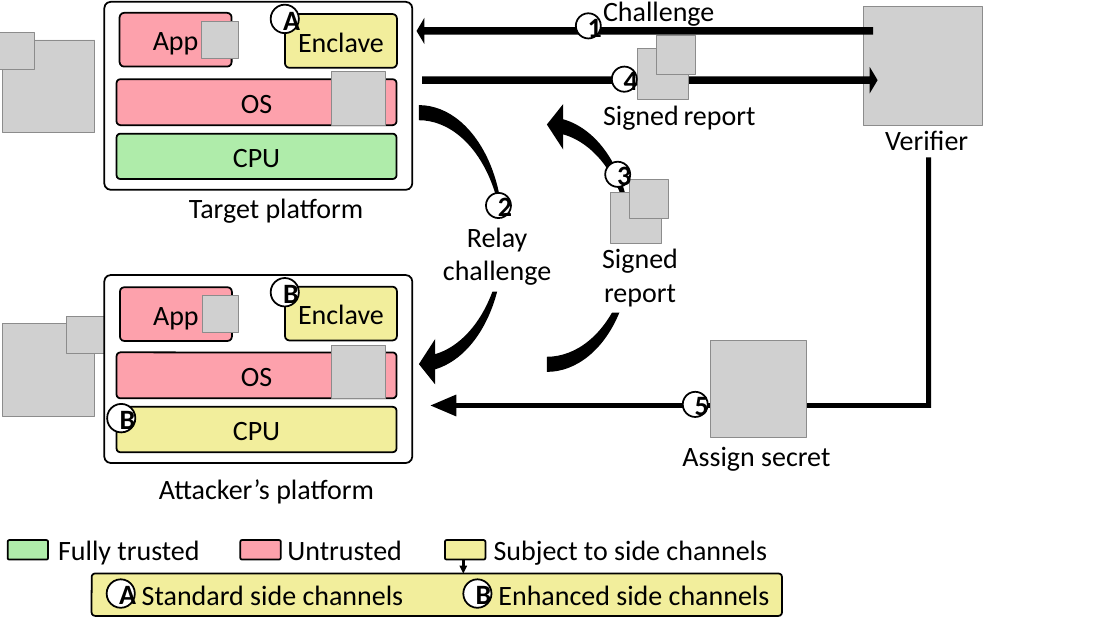
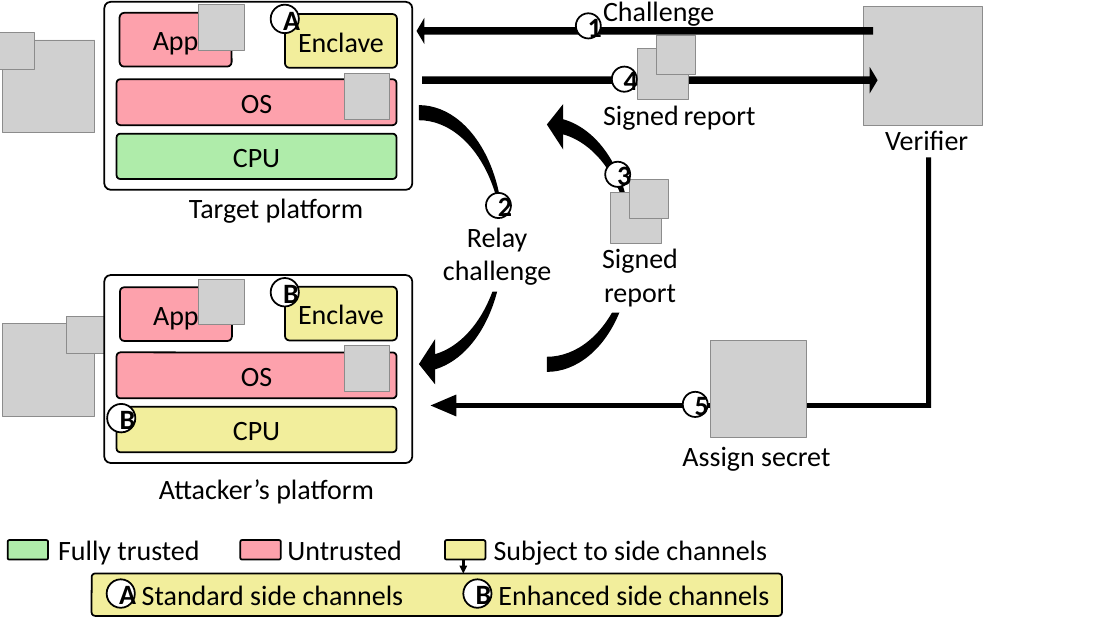
Before and after one commit to aritradhar/PhD-Thesis, a slide deck: slide 1 of chapters/ProximiTEE/images_new/figs.pptx. Drawn at 1120x630 pixels with LibreOffice and Linux fonts; fonts in the diff are those of the drawing; grey boxes stand for pictures. Boxes give left, top, right and bottom in pixels: in the first picture for what was removed or moved away, otherwise in the second. Text is boxed around its words. In the diff, an @@ line names an element or a change of style, - is before the commit and + after.

```diff
--- a/chapters/ProximiTEE/images_new/figs.pptx
+++ b/chapters/ProximiTEE/images_new/figs.pptx
@@ picture added at [198,4,244,50] @@
@@ picture removed at [202,21,239,58] @@
@@ picture: place and size @@
-picture at [332,72,386,126]
+picture at [344,74,390,119]
@@ picture added at [198,279,244,324] @@
@@ picture removed at [202,296,239,333] @@
@@ picture: place and size @@
-picture at [332,345,386,399]
+picture at [344,345,390,391]
```
Also in this commit, not shown: 3 other slides changed, 8 other files.
